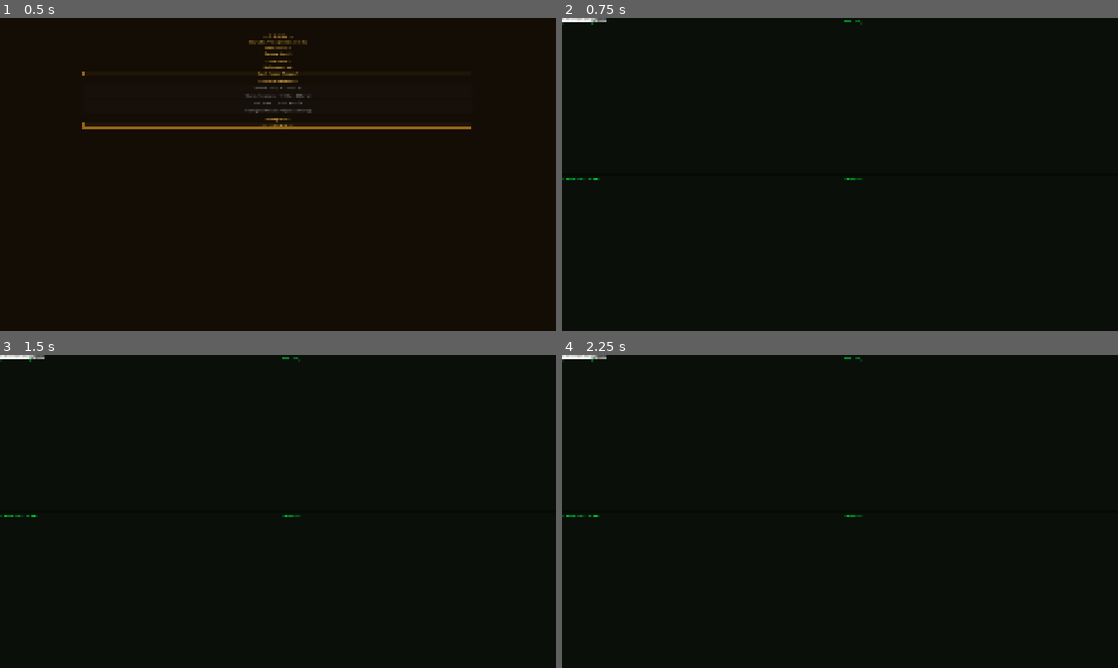
Above: before the commit, frames 1-4 (two rows, left to right).
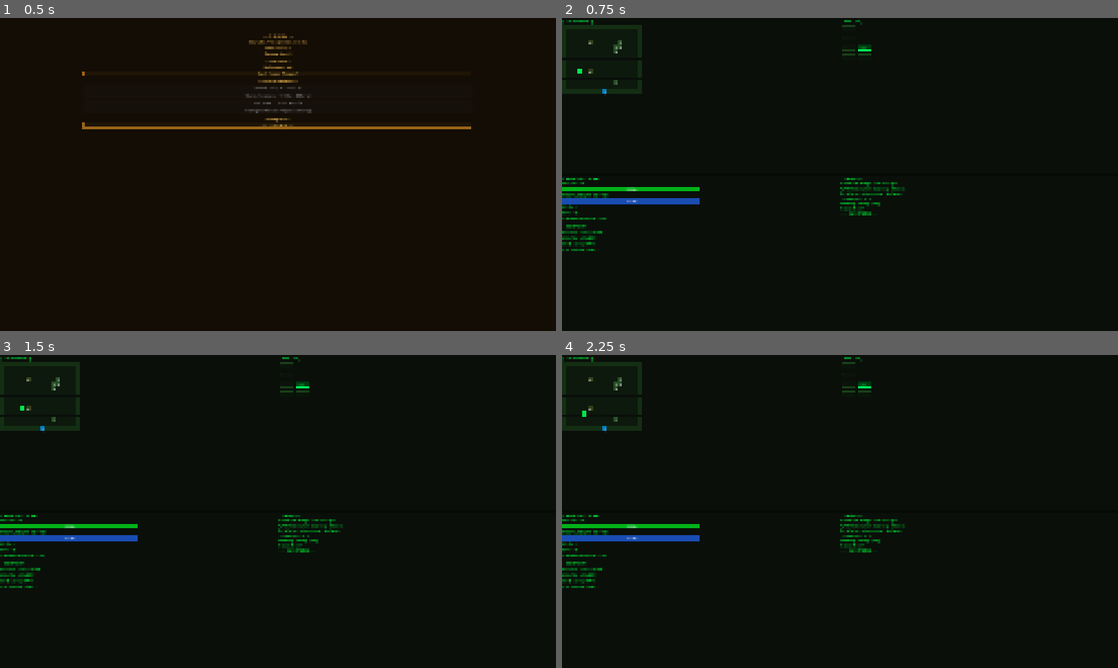
Above: after the commit, the same moments.

Repository: Napo2k/godot-mcp-test
Game: Godot game, scene res://scenes/hub.tscn
Two runs of this game, one before a commit and one after it. Both use one fixed random seed, a clock stepped at 60 frames per second and the inputs below.
Inputs:
- Up to frame 1 (0.5 s): no input
- Up to frame 2 (0.75 s): click ">>> BEGIN RUN <<<" at 0.5 s
- Up to frame 3 (1.5 s): tap Enter at 1.25 s; hold D (move_right) from 1.28 s (still down); hold F (attack) from 1.28 s (still down)
- Up to frame 4 (2.25 s): tap Space (end_turn) at 2, 2.1 s; release D (move_right) at 2.03 s; release F (attack) at 2.03 s; hold S (move_down) from 2.03 s (still down)

Frame 1 is identical in both runs. In frame 2, 2.7% of the frame differs, in the area x 0-62%, y 0-75%; in frame 3, 2.7%; in frame 4, 2.7%.
Error before the commit: Attempt to call function 'get_children' in base 'null instance' on a null instance. (res://scripts/main.gd:75)

Commit message:
fix: restore pane nodes, add unique names

Diff:
--- a/scenes/main.tscn
+++ b/scenes/main.tscn
@@ -23,6 +23,7 @@
 anchor_bottom = 1.0
 columns = 2
 [node name="PaneA" type="Panel" parent="PaneGrid"]
+unique_name_in_owner = true
 layout_mode = 2
 size_flags_horizontal = 3
 size_flags_vertical = 3
@@ -34,13 +35,15 @@
 offset_right = 635.0
 offset_bottom = 25.0
 text = "[ THE VIEWPORT ]"
-[node name="Node" type="Control" parent="PaneGrid/PaneA"]
+[node name="PaneAContent" type="Control" parent="PaneGrid/PaneA"]
+unique_name_in_owner = true
 layout_mode = 0
 offset_left = 2.0
 offset_top = 28.0
 offset_right = 638.0
 offset_bottom = 358.0
 [node name="PaneB" type="Panel" parent="PaneGrid"]
+unique_name_in_owner = true
 layout_mode = 2
 size_flags_horizontal = 3
 size_flags_vertical = 3
@@ -52,13 +55,15 @@
 offset_right = 635.0
 offset_bottom = 25.0
 text = "[ NAV-COM ]"
-[node name="Node" type="Control" parent="PaneGrid/PaneB"]
+[node name="PaneBContent" type="Control" parent="PaneGrid/PaneB"]
+unique_name_in_owner = true
 layout_mode = 0
 offset_left = 2.0
 offset_top = 28.0
 offset_right = 638.0
 offset_bottom = 358.0
 [node name="PaneC" type="Panel" parent="PaneGrid"]
+unique_name_in_owner = true
 layout_mode = 2
 size_flags_horizontal = 3
 size_flags_vertical = 3
@@ -70,38 +75,47 @@
 offset_right = 635.0
 offset_bottom = 25.0
 text = "[ BIO-STATUS / GEAR ]"
-[node name="Node" type="Control" parent="PaneGrid/PaneC"]
+[node name="PaneCContent" type="Control" parent="PaneGrid/PaneC"]
+unique_name_in_owner = true
 layout_mode = 0
 offset_left = 2.0
 offset_top = 28.0
 offset_right = 638.0
 offset_bottom = 358.0
 [node name="StatusVBox" type="VBoxContainer" parent="PaneGrid/PaneC/PaneCContent"]
+unique_name_in_owner = true
 layout_mode = 1
 anchors_preset = 15
 anchor_right = 1.0
 anchor_bottom = 1.0
 [node name="HPLabel" type="Label" parent="PaneGrid/PaneC/PaneCContent/StatusVBox"]
+unique_name_in_owner = true
 layout_mode = 2
 text = "HP: 100 / 100"
 [node name="HPBar" type="ProgressBar" parent="PaneGrid/PaneC/PaneCContent/StatusVBox"]
+unique_name_in_owner = true
 layout_mode = 2
 custom_minimum_size = Vector2(0, 14)
 value = 100.0
 [node name="SanityLabel" type="Label" parent="PaneGrid/PaneC/PaneCContent/StatusVBox"]
+unique_name_in_owner = true
 layout_mode = 2
 text = "MENTAL HEALTH: 100 / 100"
 [node name="SanityBar" type="ProgressBar" parent="PaneGrid/PaneC/PaneCContent/StatusVBox"]
+unique_name_in_owner = true
 layout_mode = 2
 custom_minimum_size = Vector2(0, 14)
 value = 100.0
 [node name="APLabel" type="Label" parent="PaneGrid/PaneC/PaneCContent/StatusVBox"]
+unique_name_in_owner = true
 layout_mode = 2
 text = "AP: 3 / 3"
 [node name="MPLabel" type="Label" parent="PaneGrid/PaneC/PaneCContent/StatusVBox"]
+unique_name_in_owner = true
 layout_mode = 2
 text = "MP: 5 / 5"
 [node name="MiasmaLabel" type="Label" parent="PaneGrid/PaneC/PaneCContent/StatusVBox"]
+unique_name_in_owner = true
 layout_mode = 2
 text = "STATION INSTABILITY: 0%"
 [node name="Separator1" type="HSeparator" parent="PaneGrid/PaneC/PaneCContent/StatusVBox"]
@@ -110,18 +124,23 @@
 layout_mode = 2
 text = "--- EQUIPMENT ---"
 [node name="Weapon1Label" type="Label" parent="PaneGrid/PaneC/PaneCContent/StatusVBox"]
+unique_name_in_owner = true
 layout_mode = 2
 text = "WEAPON 1: [EMPTY]"
 [node name="Weapon2Label" type="Label" parent="PaneGrid/PaneC/PaneCContent/StatusVBox"]
+unique_name_in_owner = true
 layout_mode = 2
 text = "WEAPON 2: [EMPTY]"
 [node name="SuitLabel" type="Label" parent="PaneGrid/PaneC/PaneCContent/StatusVBox"]
+unique_name_in_owner = true
 layout_mode = 2
 text = "CORE SUIT: [EMPTY]"
 [node name="ChipLabel" type="Label" parent="PaneGrid/PaneC/PaneCContent/StatusVBox"]
+unique_name_in_owner = true
 layout_mode = 2
 text = "UTILITY CHIP: [EMPTY]"
 [node name="PaneD" type="Panel" parent="PaneGrid"]
+unique_name_in_owner = true
 layout_mode = 2
 size_flags_horizontal = 3
 size_flags_vertical = 3
@@ -133,7 +152,8 @@
 offset_right = 635.0
 offset_bottom = 25.0
 text = "[ DATA LOG ]"
-[node name="Node" type="Control" parent="PaneGrid/PaneD"]
+[node name="PaneDContent" type="Control" parent="PaneGrid/PaneD"]
+unique_name_in_owner = true
 layout_mode = 0
 offset_left = 2.0
 offset_top = 28.0
@@ -145,6 +165,7 @@
 anchor_right = 1.0
 anchor_bottom = 1.0
 [node name="DataLogText" type="RichTextLabel" parent="PaneGrid/PaneD/PaneDContent/DataLogScroll"]
+unique_name_in_owner = true
 layout_mode = 2
 size_flags_horizontal = 3
 bbcode_enabled = true
@@ -153,6 +174,7 @@
 [node name="CRTOverlay" type="CanvasLayer" parent="."]
 layer = 10
 [node name="CRTRect" type="ColorRect" parent="CRTOverlay"]
+unique_name_in_owner = true
 layout_mode = 0
 offset_right = 2560.0
 offset_bottom = 1440.0
--- a/scripts/main.gd
+++ b/scripts/main.gd
@@ -1,31 +1,31 @@
 extends Control
 
 # Pane references
-@onready var pane_a: Panel = $PaneGrid/PaneA
-@onready var pane_b: Panel = $PaneGrid/PaneB
-@onready var pane_c: Panel = $PaneGrid/PaneC
-@onready var pane_d: Panel = $PaneGrid/PaneD
-@onready var crt_rect: ColorRect = $CRTOverlay/CRTRect
+@onready var pane_a: Panel = %PaneA
+@onready var pane_b: Panel = %PaneB
+@onready var pane_c: Panel = %PaneC
+@onready var pane_d: Panel = %PaneD
+@onready var crt_rect: ColorRect = %CRTRect
 
 # Pane content areas
-@onready var pane_a_content: Control = $PaneGrid/PaneA/PaneAContent
-@onready var pane_b_content: Control = $PaneGrid/PaneB/PaneBContent
+@onready var pane_a_content: Control = %PaneAContent
+@onready var pane_b_content: Control = %PaneBContent
 
 # Pane D data log references
-@onready var data_log_text: RichTextLabel = $PaneGrid/PaneD/PaneDContent/DataLogScroll/DataLogText
+@onready var data_log_text: RichTextLabel = %DataLogText
 
 # Pane C stat references
-@onready var hp_label: Label = $PaneGrid/PaneC/PaneCContent/StatusVBox/HPLabel
-@onready var hp_bar: ProgressBar = $PaneGrid/PaneC/PaneCContent/StatusVBox/HPBar
-@onready var sanity_label: Label = $PaneGrid/PaneC/PaneCContent/StatusVBox/SanityLabel
-@onready var sanity_bar: ProgressBar = $PaneGrid/PaneC/PaneCContent/StatusVBox/SanityBar
-@onready var ap_label: Label = $PaneGrid/PaneC/PaneCContent/StatusVBox/APLabel
-@onready var mp_label: Label = $PaneGrid/PaneC/PaneCContent/StatusVBox/MPLabel
-@onready var miasma_label: Label = $PaneGrid/PaneC/PaneCContent/StatusVBox/MiasmaLabel
-@onready var weapon1_label: Label = $PaneGrid/PaneC/PaneCContent/StatusVBox/Weapon1Label
-@onready var weapon2_label: Label = $PaneGrid/PaneC/PaneCContent/StatusVBox/Weapon2Label
-@onready var suit_label: Label = $PaneGrid/PaneC/PaneCContent/StatusVBox/SuitLabel
-@onready var chip_label: Label = $PaneGrid/PaneC/PaneCContent/StatusVBox/ChipLabel
+@onready var hp_label: Label = %HPLabel
+@onready var hp_bar: ProgressBar = %HPBar
+@onready var sanity_label: Label = %SanityLabel
+@onready var sanity_bar: ProgressBar = %SanityBar
+@onready var ap_label: Label = %APLabel
+@onready var mp_label: Label = %MPLabel
+@onready var miasma_label: Label = %MiasmaLabel
+@onready var weapon1_label: Label = %Weapon1Label
+@onready var weapon2_label: Label = %Weapon2Label
+@onready var suit_label: Label = %SuitLabel
+@onready var chip_label: Label = %ChipLabel
 
 # CRT flicker
 var _flicker_time: float = 0.0
@@ -71,7 +71,7 @@
 				child.add_theme_color_override("font_color", Color(0.0, 1.0, 0.255, 1.0))
 
 	# Style stat labels in pane C
-	var stat_vbox = $PaneGrid/PaneC/PaneCContent/StatusVBox
+	var stat_vbox = %StatusVBox
 	for child in stat_vbox.get_children():
 		if child is Label:
 			child.add_theme_color_override("font_color", Color(0.0, 0.9, 0.2, 1.0))
